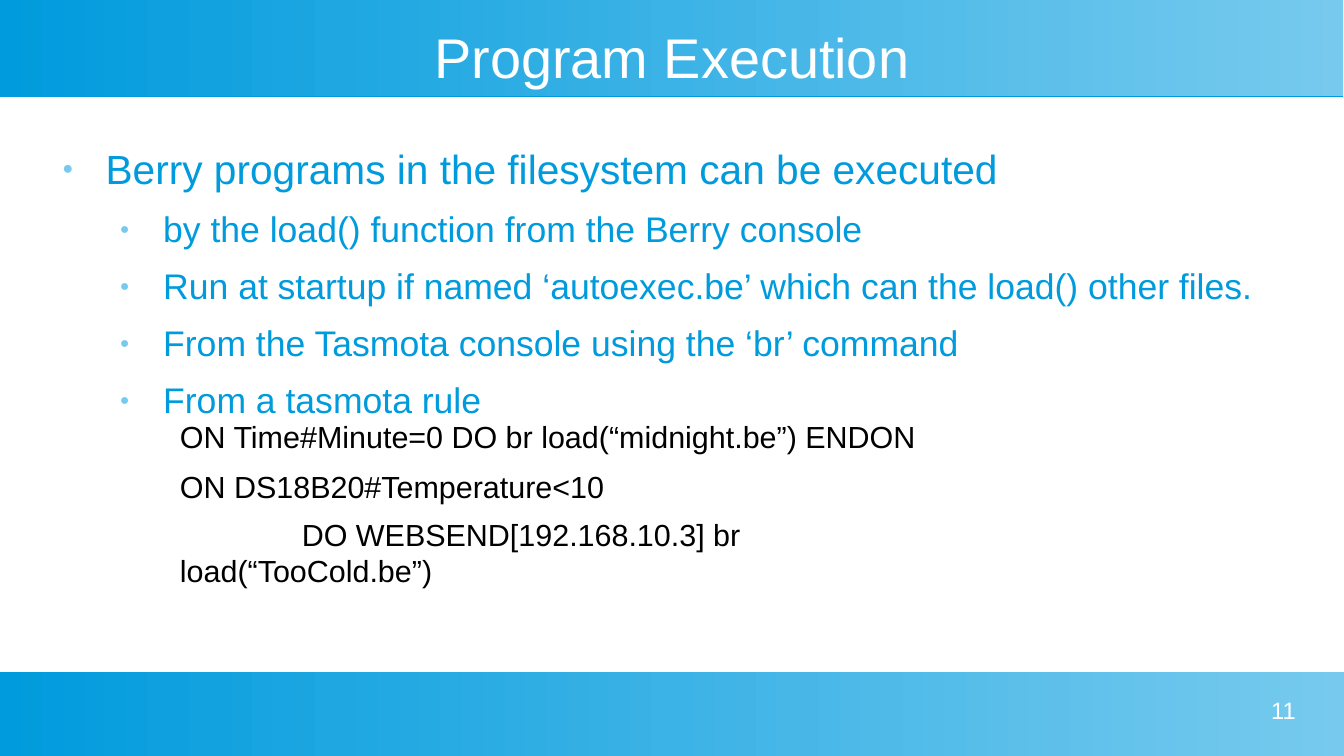
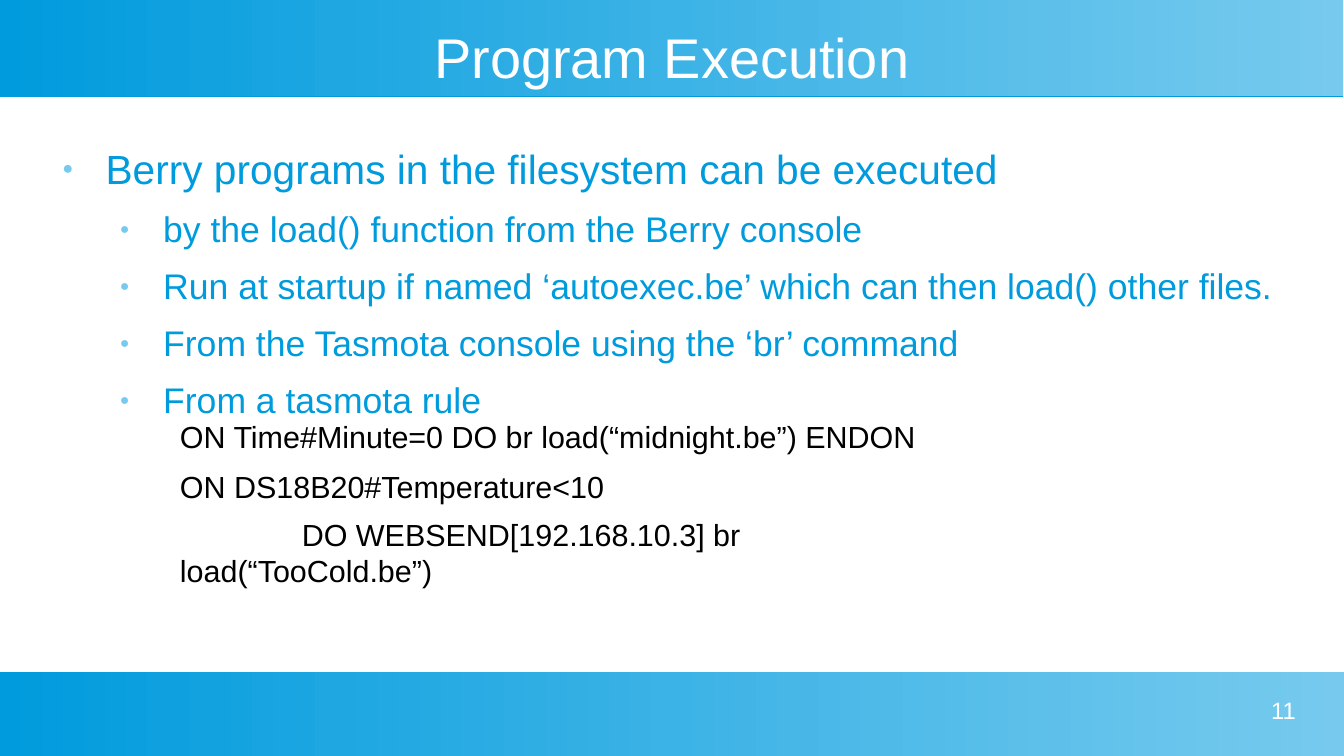
Before and after one commit to darrylb123/EO2024, a slide deck: slide 11 of EO2024-Tasmota+Berry.odp. Drawn at 1344x756 pixels with LibreOffice and Linux fonts; fonts in the diff are those of the drawing. Boxes give left, top, right and bottom in pixels: in the first picture for what was removed or moved away, otherwise in the second. Text is boxed around its words. In the diff, an @@ line names an element or a change of style, - is before the commit and + after.

```diff
--- a/EO2024-Tasmota+Berry.odp
+++ b/EO2024-Tasmota+Berry.odp
@@ text at bbox=[163, 273, 1272, 307]: text changed @@
-  ● Run at startup if named ‘autoexec.be’ which can the load() other files.
+  ● Run at startup if named ‘autoexec.be’ which can then load() other files.
```
Also in this commit, not shown: 2 other slides changed.
